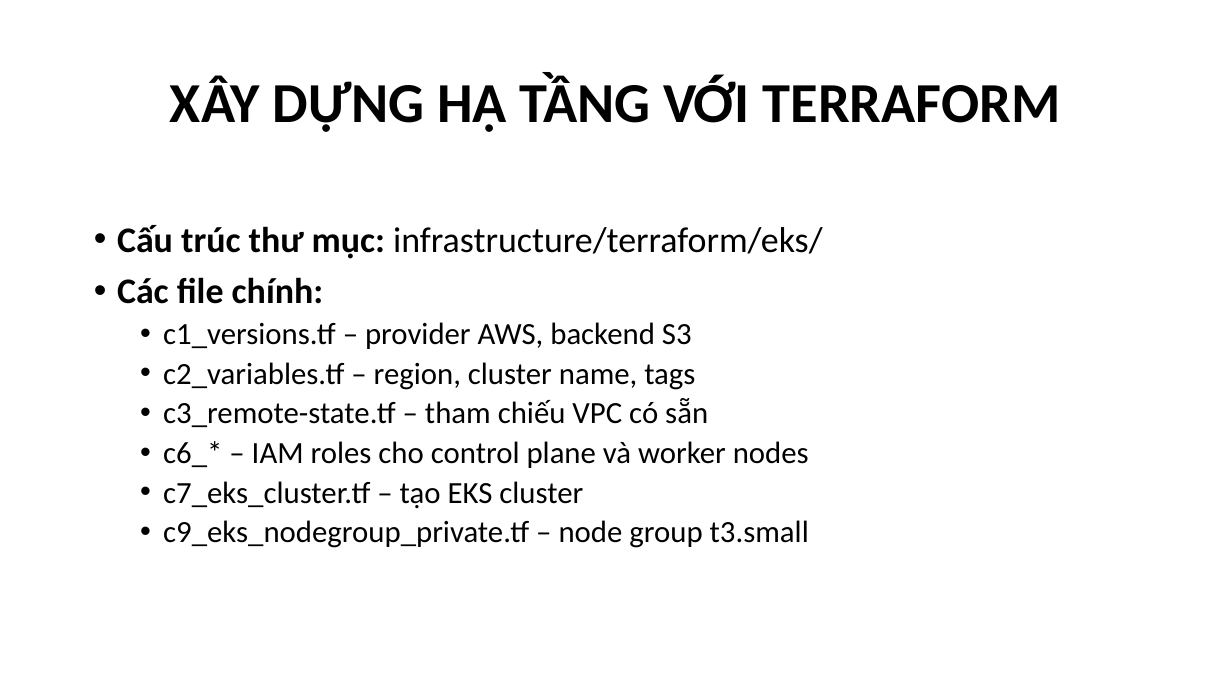
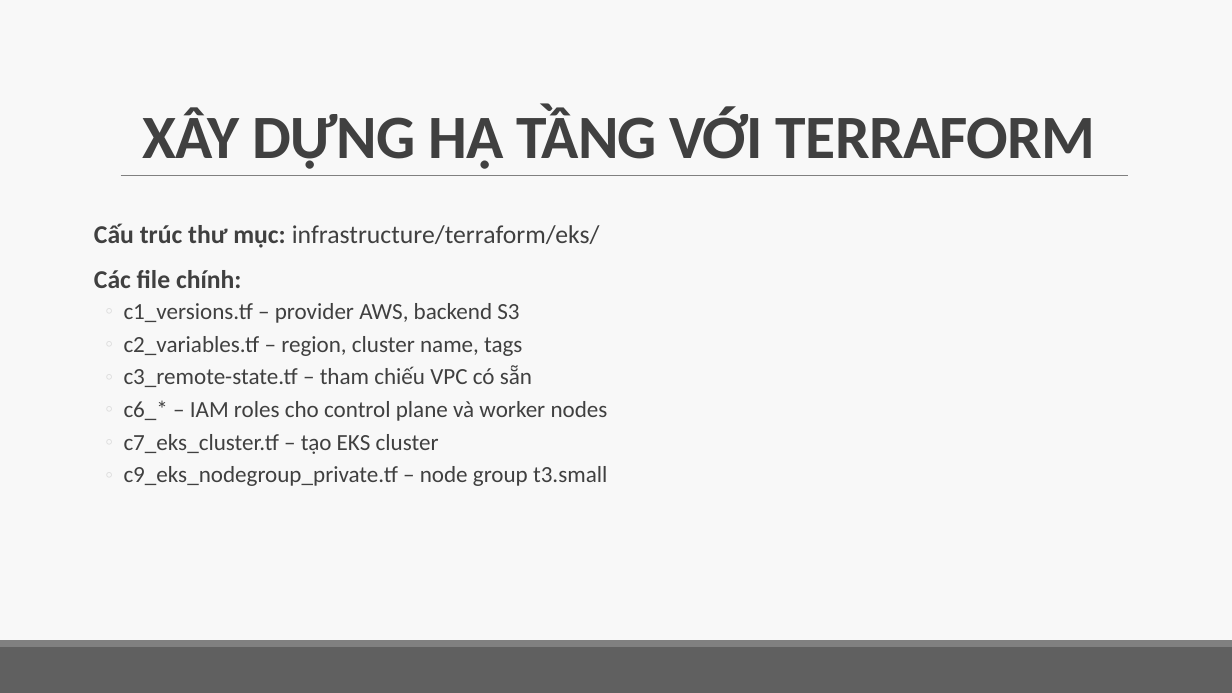
Before and after one commit to qly6/AuthApp, a slide deck: slide 7 of AuthApp.pptx. Drawn at 1232x693 pixels with LibreOffice and Linux fonts; fonts in the diff are those of the drawing. Boxes give left, top, right and bottom in pixels: in the first picture for what was removed or moved away, otherwise in the second. Text is boxed around its words. In the diff, an @@ line names an element or a change of style, - is before the commit and + after.

```diff
--- a/AuthApp.pptx
+++ b/AuthApp.pptx
@@ background #FFFFFF to #F8F8F8 @@
@@ title "XÂY DỰNG HẠ TẦNG VỚI ...": place and size @@
-title "XÂY DỰNG HẠ TẦNG VỚI ..." at bbox=[170, 74, 1061, 132]
+title "XÂY DỰNG HẠ TẦNG VỚI ..." at bbox=[142, 107, 1096, 169]
@@ title "XÂY DỰNG HẠ TẦNG VỚI ..." at bbox=[142, 107, 1096, 169]: size 44 to 48 pt, text colour #000000 to #404040, letter spacing 0 to -0.5 pt; line spacing 0.9 to 0.85; vertical alignment middle to bottom @@
@@ line added from (121, 176) to (1128, 176), #808080 0.5 pt @@
@@ text "Cấu trúc thư mục: infrastructure/terraform/eks/" at bbox=[94, 223, 608, 486]: size 28 to 20 pt in "Cấu trúc thư mục: infrastructure/terraform/eks/", "Các file chính:"; text colour #000000 to #404040; size 24 to 18 pt in "c1_versions.tf – provider AWS, backend S3", "c2_variables.tf – region, cluster name, tags", "c3_remote-state.tf – tham chiếu VPC có sẵn", "c6_* – IAM roles cho control plane ..." and 2 more places; bullet • to  ; more space between paragraphs; bullet • to ◦ @@
@@ rectangle added at bbox=[0, 647, 1232, 693], fill #606060 @@
@@ rectangle added at bbox=[0, 640, 1232, 647], fill #808080 @@
```
Also in this commit, not shown: 18 other slides changed, 2 slides added, 2 slides removed.
